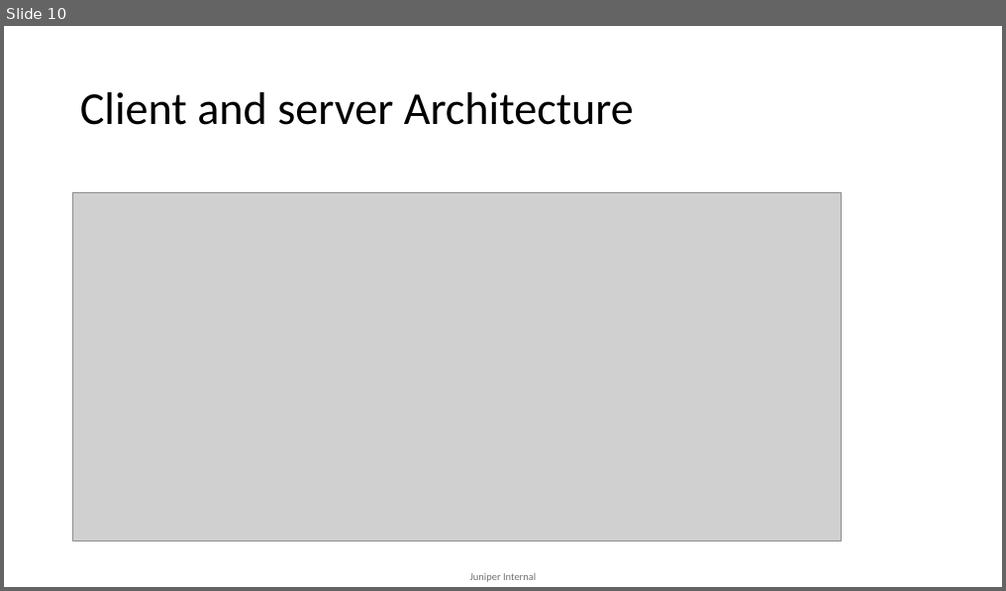
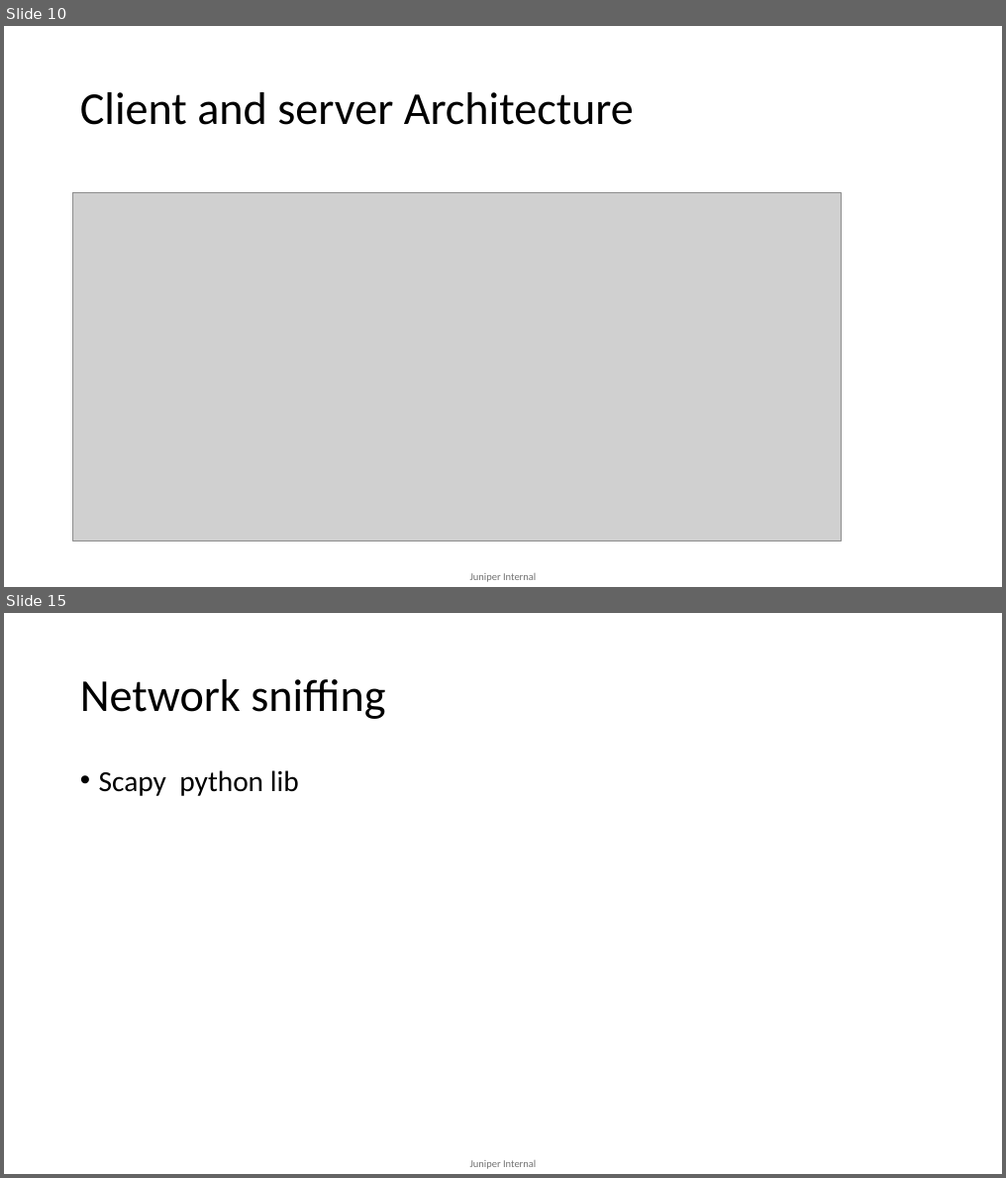
Before and after one commit to mdsathees/Network_programming, a slide deck: Socket-programming-python.pptx. Shown one above the other, each under a label of ours: slide 10 before the commit, slides 10 and 15 after it; the slides between them are not shown. The pictures are 1006x591 and 1006x1178 pixels, drawn with LibreOffice and Linux fonts; fonts in the diff are those of the drawing; grey boxes stand for pictures. Boxes give left, top, right and bottom in pixels: in the first picture for what was removed or moved away, otherwise in the second. Text is boxed around its words. In the diff, an @@ line names an element or a change of style, - is before the commit and + after.

```diff
--- a/Socket-programming-python.pptx
+++ b/Socket-programming-python.pptx
@@ slide 15 added at box(4, 613, 1002, 1174), background #FFFFFF; not listed: 1 template element that a slide beside it also shows @@
@@ title added at box(80, 679, 385, 719), 44 pt, text #000000 @@
+Network sniffing
@@ text added at box(99, 770, 299, 796), 28 pt, text #000000 @@
+• Scapy python lib
```
Also in this commit, not shown: 3 slides changed, 5 other slides added, 2 slides removed.
